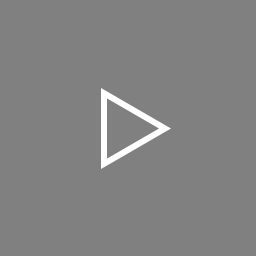
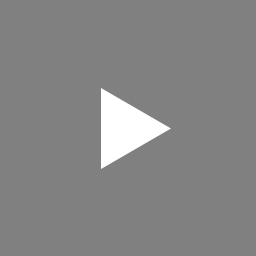
Revision of a layered 256×256 image; what changed, layer by layer:
painted on "Polygon 1" over box(107, 98, 159, 159)
